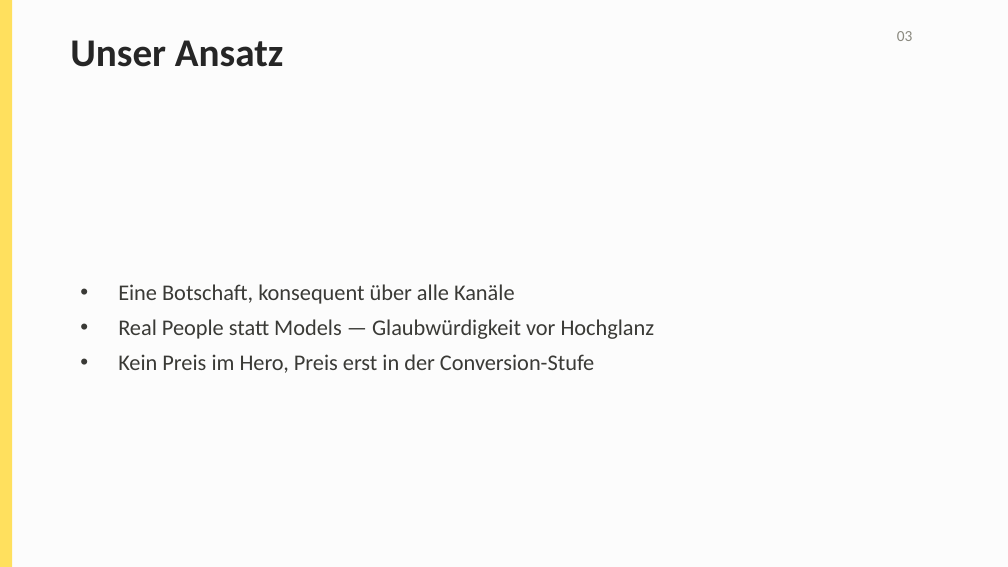
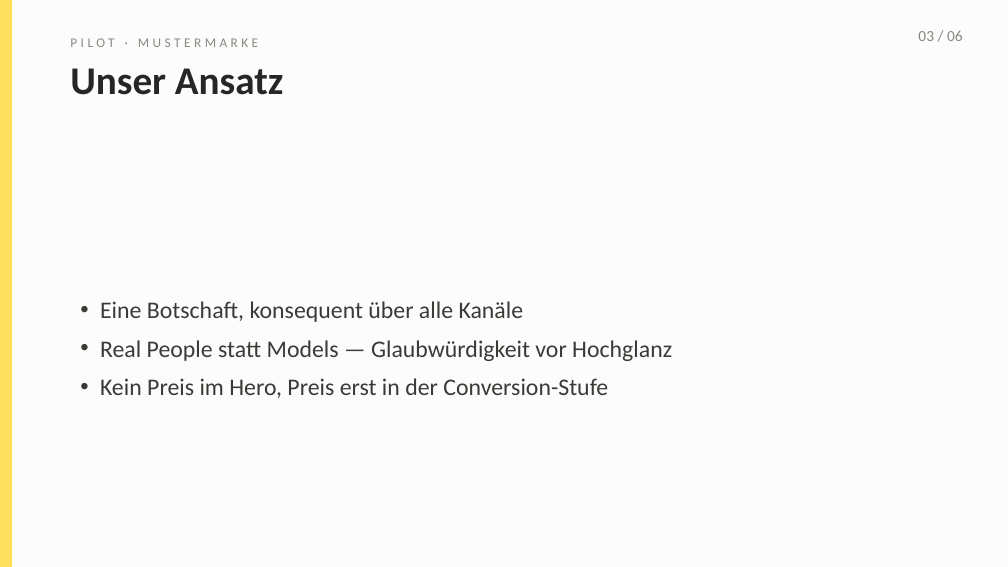
Before and after one commit to CeeKay1901/pilot-skillmarkt, a slide deck: slide 4 of demo/pptx/pitch-deck.pptx. Drawn at 1008x567 pixels with LibreOffice and Linux fonts; fonts in the diff are those of the drawing. Boxes give left, top, right and bottom in pixels: in the first picture for what was removed or moved away, otherwise in the second. Text is boxed around its words. In the diff, an @@ line names an element or a change of style, - is before the commit and + after.

```diff
--- a/demo/pptx/pitch-deck.pptx
+++ b/demo/pptx/pitch-deck.pptx
@@ text added at bbox=[70, 38, 258, 47], 9.5 pt, text #8A897F @@
+PILOT · MUSTERMARKE
@@ text at bbox=[918, 31, 963, 41]: text changed @@
-03
+03 / 06
@@ text "Unser Ansatz": place and size @@
-text "Unser Ansatz" at bbox=[70, 40, 283, 67]
+text "Unser Ansatz" at bbox=[70, 68, 283, 95]
@@ text "Eine Botschaft, konsequent über alle ...": place and size @@
-text "Eine Botschaft, konsequent über alle ..." at bbox=[118, 284, 655, 373]
+text "Eine Botschaft, konsequent über alle ..." at bbox=[100, 301, 672, 398]
@@ text "Eine Botschaft, konsequent über alle ..." at bbox=[100, 301, 672, 398]: size 16 to 17 pt; indent changed; line spacing 1.3 to 1.35 @@
```
Also in this commit, not shown: 6 other slides changed, 5 other files.
